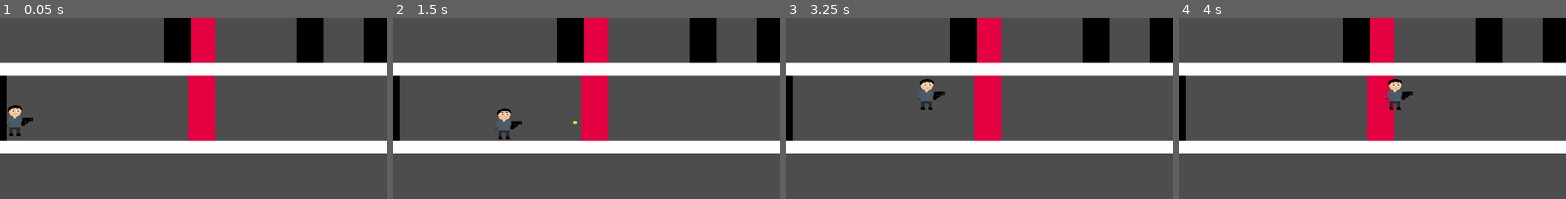
Above: before the commit, frames 1-4 (left to right).
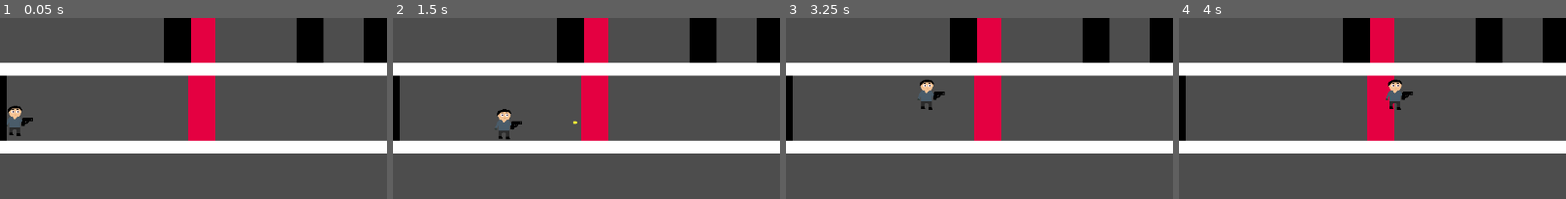
Above: after the commit, the same moments.

Repository: Colonelpanic0/Heist
Game: Godot game, scene res://Scenes/playablenew.tscn
Two runs of this game, one before a commit and one after it. Both use one fixed random seed, a clock stepped at 60 frames per second and the inputs below.
Inputs:
- Up to frame 1 (0.05 s): no input
- Up to frame 2 (1.5 s): tap Enter at 0.5 s; hold D (Right) from 0.53 s (still down); tap 2 (Fire) at 0.6 s; tap 1 (Jump) at 0.77 s; tap 3 (Special) at 0.8, 1.35 s
- Up to frame 3 (3.25 s): tap 1 (Jump) at 1.52, 3.02 s; tap 2 (Fire) at 1.55, 2.1, 3.05 s; release D (Right) at 2.03 s; hold A (Left) 2.03-2.78 s; tap 3 (Special) at 2.3, 2.85 s; hold D (Right) from 2.78 s (still down)
- Up to frame 4 (4 s): keep holding D (Right); hold Space (Start) from 3.53 s (still down); tap 1 (Jump) at 3.77 s; tap 3 (Special) at 3.8 s
The pictures show only the part of the screen within x 2-52%, y 29-79%; the shares and areas given below are measured in that part.

The runs differ from the first frame. In frame 1, 0.1% of the frame differs, in the area x 2-6%, y 48-66%; in frame 2, 0.1%; in frame 3, 0.1%; in frame 4, 0.1%, in the area x 53-58%, y 33-51%.

Commit message:
Disguise anims
Added animations for each disguise

Diff:
--- a/heist/Scenes/Player.tscn
+++ b/heist/Scenes/Player.tscn
@@ -1,11 +1,16 @@
-[gd_scene load_steps=8 format=3 uid="uid://cp2fklmpdt0mk"]
+[gd_scene load_steps=13 format=3 uid="uid://cp2fklmpdt0mk"]
 
 [ext_resource type="Script" uid="uid://bslnuks1opjgj" path="res://Scripts/player.gd" id="1_kyqiw"]
 [ext_resource type="SpriteFrames" uid="uid://c1t0i077cccij" path="res://Sprites/Player/Default/Player_Default_Animation.tres" id="2_5ixxa"]
 [ext_resource type="Texture2D" uid="uid://cpsiylfyr8530" path="res://Sprites/GUN.png" id="2_kyqiw"]
+[ext_resource type="Texture2D" uid="uid://bhm52b6jx2hi1" path="res://Sprites/Masks/maintenance_mask.png" id="3_52ee3"]
 [ext_resource type="Script" uid="uid://5a7qlu56fkyl" path="res://Scripts/GUN.gd" id="3_gntrk"]
+[ext_resource type="SpriteFrames" uid="uid://con4ksmx1gksj" path="res://Sprites/Player/Guest/player_guest_animation.tres" id="3_ksbbd"]
 [ext_resource type="Texture2D" uid="uid://05328vbwq25g" path="res://Sprites/Masks/party_mask.png" id="3_nn08x"]
+[ext_resource type="SpriteFrames" uid="uid://dox56kjx0jgn5" path="res://Sprites/Player/Maintenance/player_maintenance_anim.tres" id="4_glx4g"]
+[ext_resource type="SpriteFrames" uid="uid://c1hblwbtg8kbc" path="res://Sprites/Player/Waiter/player_waiter_anim.tres" id="5_miouo"]
 [ext_resource type="PackedScene" uid="uid://dm4g5rmvjoln" path="res://Scenes/Bullet.tscn" id="5_nn08x"]
+[ext_resource type="SpriteFrames" uid="uid://jhegdbxygxeo" path="res://Sprites/Player/Security/player_security_anim.tres" id="6_o3h8g"]
 
 [sub_resource type="RectangleShape2D" id="RectangleShape2D_rpqav"]
 size = Vector2(30, 50)
@@ -14,8 +19,10 @@
 collision_mask = 19
 script = ExtResource("1_kyqiw")
 playerSprite = NodePath("AnimatedSprite2D")
+playerAnims = Array[SpriteFrames]([ExtResource("2_5ixxa"), ExtResource("3_ksbbd"), ExtResource("4_glx4g"), ExtResource("5_miouo"), ExtResource("6_o3h8g")])
 playerMask = NodePath("Mask")
 guestMask = ExtResource("3_nn08x")
+maintneceMask = ExtResource("3_52ee3")
 GUN = NodePath("GUN")
 POS_L = Vector2(-4, 27)
 POS_R = Vector2(33, 27)
@@ -23,6 +30,9 @@
 [node name="AnimatedSprite2D" type="AnimatedSprite2D" parent="."]
 position = Vector2(14, 24)
 sprite_frames = ExtResource("2_5ixxa")
+animation = &"walk"
+autoplay = "walk"
+frame_progress = 0.561481
 metadata/_edit_lock_ = true
 
 [node name="Mask" type="Sprite2D" parent="."]
--- a/heist/Scripts/Gun.gd
+++ b/heist/Scripts/Gun.gd
@@ -13,7 +13,7 @@
 
 # Called every frame. 'delta' is the elapsed time since the previous frame.
 func _process(delta: float) -> void:
-	if Input.is_action_just_pressed("Fire"):
+	if Input.is_action_just_pressed("Fire") and visible:
 		if Singleton.bullets >= 1:
 			#Fire bullet
 			var instance = bullet_prefab.instantiate() #creates an instance
--- a/heist/Scripts/player.gd
+++ b/heist/Scripts/player.gd
@@ -1,7 +1,11 @@
 extends CharacterBody2D
 @export var playerSprite: AnimatedSprite2D
+@export var playerAnims: Array[SpriteFrames] = []
 @export var playerMask: Sprite2D
 @export var guestMask: Texture2D
+@export var maintneceMask: Texture2D
+@export var waiterMask: Texture2D
+@export var securtiyMask: Texture2D
 @export var GUN: Sprite2D
 
 const SPEED = 150.0
@@ -10,6 +14,8 @@
 @export var POS_R = Vector2(20,5)
 @export var looking = 1
 @export var mask = Singleton.Disguise.GUEST
+
+
 
 func _physics_process(delta: float) -> void:
 	# Add the gravity.
@@ -59,6 +65,7 @@
 		match mask:
 			Singleton.Disguise.GUEST:
 				Singleton.mask = Singleton.Disguise.WORKER
+
 				playerMask.texture = guestMask
 				playerMask.visible = true
 			Singleton.Disguise.WORKER:
@@ -68,8 +75,10 @@
 			Singleton.Disguise.SECURITY:
 				Singleton.mask = Singleton.Disguise.GUEST
 				playerMask.texture = guestMask
+				playerSprite.sprite_frames = playerAnims[1]
 				playerMask.visible = true
 			_:
 				Singleton.mask = Singleton.Disguise.GUEST
 				playerMask.texture = guestMask
+				playerSprite.sprite_frames = playerAnims[1]
 				playerMask.visible = true
--- /dev/null
+++ b/heist/Sprites/Player/Guest/player_guest_animation.tres
@@ -0,0 +1,33 @@
+[gd_resource type="SpriteFrames" load_steps=4 format=3 uid="uid://con4ksmx1gksj"]
+
+[ext_resource type="Texture2D" uid="uid://cax8xmiwxtqbn" path="res://Sprites/Player/Guest/player_guest1.png" id="1_7b4ws"]
+[ext_resource type="Texture2D" uid="uid://dibf60id7a61b" path="res://Sprites/Player/Guest/player_guest2.png" id="2_nital"]
+[ext_resource type="Texture2D" uid="uid://br3im5asoprp" path="res://Sprites/Player/Guest/player_guest3.png" id="3_4ta4c"]
+
+[resource]
+animations = [{
+"frames": [{
+"duration": 1.0,
+"texture": ExtResource("2_nital")
+}, {
+"duration": 1.0,
+"texture": ExtResource("1_7b4ws")
+}, {
+"duration": 1.0,
+"texture": ExtResource("3_4ta4c")
+}, {
+"duration": 1.0,
+"texture": ExtResource("1_7b4ws")
+}],
+"loop": true,
+"name": &"Walking",
+"speed": 5.0
+}, {
+"frames": [{
+"duration": 1.0,
+"texture": ExtResource("1_7b4ws")
+}],
+"loop": true,
+"name": &"default",
+"speed": 5.0
+}]
--- /dev/null
+++ b/heist/Sprites/Player/Maintenance/player_maintenance_anim.tres
@@ -0,0 +1,33 @@
+[gd_resource type="SpriteFrames" load_steps=4 format=3 uid="uid://dox56kjx0jgn5"]
+
+[ext_resource type="Texture2D" uid="uid://che1u4vti5xj8" path="res://Sprites/Player/Maintenance/player_maintenance2.png" id="1_171rq"]
+[ext_resource type="Texture2D" uid="uid://1s14uxew1ui3" path="res://Sprites/Player/Maintenance/player_maintenance1.png" id="2_qqhfb"]
+[ext_resource type="Texture2D" uid="uid://b7re67pi644o" path="res://Sprites/Player/Maintenance/player_maintenance3.png" id="3_ov6ww"]
+
+[resource]
+animations = [{
+"frames": [{
+"duration": 1.0,
+"texture": ExtResource("1_171rq")
+}, {
+"duration": 1.0,
+"texture": ExtResource("2_qqhfb")
+}, {
+"duration": 1.0,
+"texture": ExtResource("3_ov6ww")
+}, {
+"duration": 1.0,
+"texture": ExtResource("2_qqhfb")
+}],
+"loop": true,
+"name": &"Walk",
+"speed": 5.0
+}, {
+"frames": [{
+"duration": 1.0,
+"texture": ExtResource("2_qqhfb")
+}],
+"loop": true,
+"name": &"default",
+"speed": 5.0
+}]
--- /dev/null
+++ b/heist/Sprites/Player/Security/player_security_anim.tres
@@ -0,0 +1,33 @@
+[gd_resource type="SpriteFrames" load_steps=4 format=3 uid="uid://jhegdbxygxeo"]
+
+[ext_resource type="Texture2D" uid="uid://qrrdt03bkrsb" path="res://Sprites/Player/Security/player_security1.png" id="1_2ye48"]
+[ext_resource type="Texture2D" uid="uid://dkch2ol7cjja" path="res://Sprites/Player/Security/player_security2.png" id="2_ew8a2"]
+[ext_resource type="Texture2D" uid="uid://c0bsau7f8ovc7" path="res://Sprites/Player/Security/player_security3.png" id="3_c83iy"]
+
+[resource]
+animations = [{
+"frames": [{
+"duration": 1.0,
+"texture": ExtResource("1_2ye48")
+}],
+"loop": true,
+"name": &"default",
+"speed": 5.0
+}, {
+"frames": [{
+"duration": 1.0,
+"texture": ExtResource("2_ew8a2")
+}, {
+"duration": 1.0,
+"texture": ExtResource("1_2ye48")
+}, {
+"duration": 1.0,
+"texture": ExtResource("1_2ye48")
+}, {
+"duration": 1.0,
+"texture": ExtResource("3_c83iy")
+}],
+"loop": true,
+"name": &"walk",
+"speed": 5.0
+}]
--- /dev/null
+++ b/heist/Sprites/Player/Waiter/player_waiter_anim.tres
@@ -0,0 +1,33 @@
+[gd_resource type="SpriteFrames" load_steps=4 format=3 uid="uid://c1hblwbtg8kbc"]
+
+[ext_resource type="Texture2D" uid="uid://c5e4syvok3tyi" path="res://Sprites/Player/Waiter/player_waiter1.png" id="1_5j3bs"]
+[ext_resource type="Texture2D" uid="uid://chxngli6gkcu" path="res://Sprites/Player/Waiter/player_waiter2.png" id="2_boxde"]
+[ext_resource type="Texture2D" uid="uid://ctxn7wmpsw0fr" path="res://Sprites/Player/Waiter/player_waiter3.png" id="3_prg46"]
+
+[resource]
+animations = [{
+"frames": [{
+"duration": 1.0,
+"texture": ExtResource("1_5j3bs")
+}],
+"loop": true,
+"name": &"default",
+"speed": 5.0
+}, {
+"frames": [{
+"duration": 1.0,
+"texture": ExtResource("2_boxde")
+}, {
+"duration": 1.0,
+"texture": ExtResource("1_5j3bs")
+}, {
+"duration": 1.0,
+"texture": ExtResource("3_prg46")
+}, {
+"duration": 1.0,
+"texture": ExtResource("1_5j3bs")
+}],
+"loop": true,
+"name": &"walk",
+"speed": 5.0
+}]
Not shown, changed: heist/Sprites/gun.png.import
